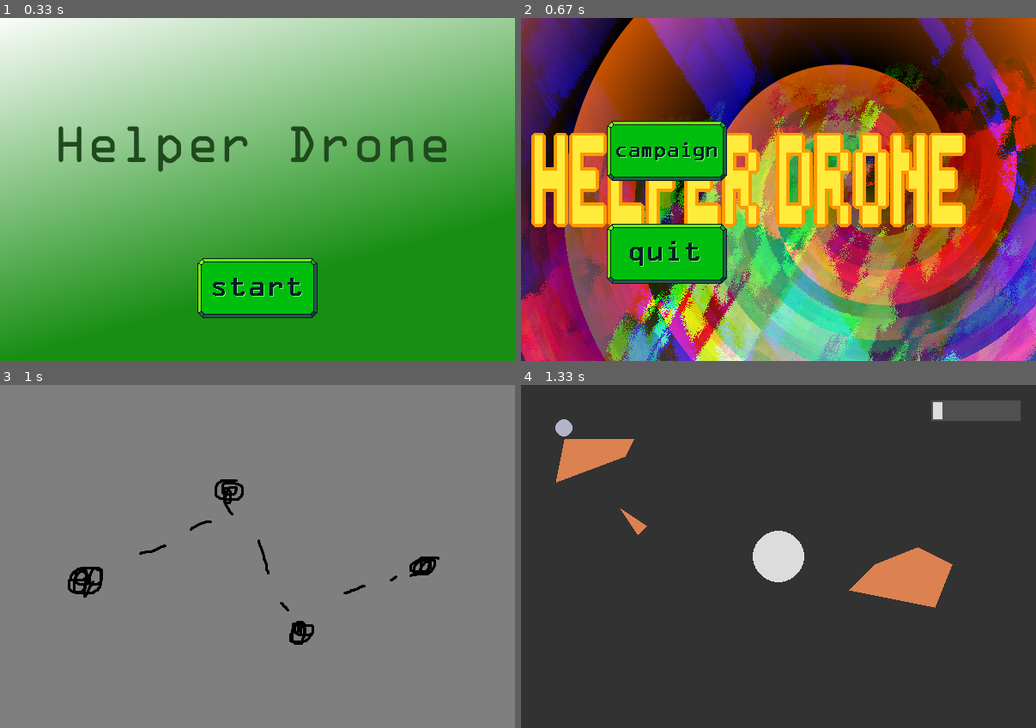
Above: before the commit, frames 1-4 (two rows, left to right).
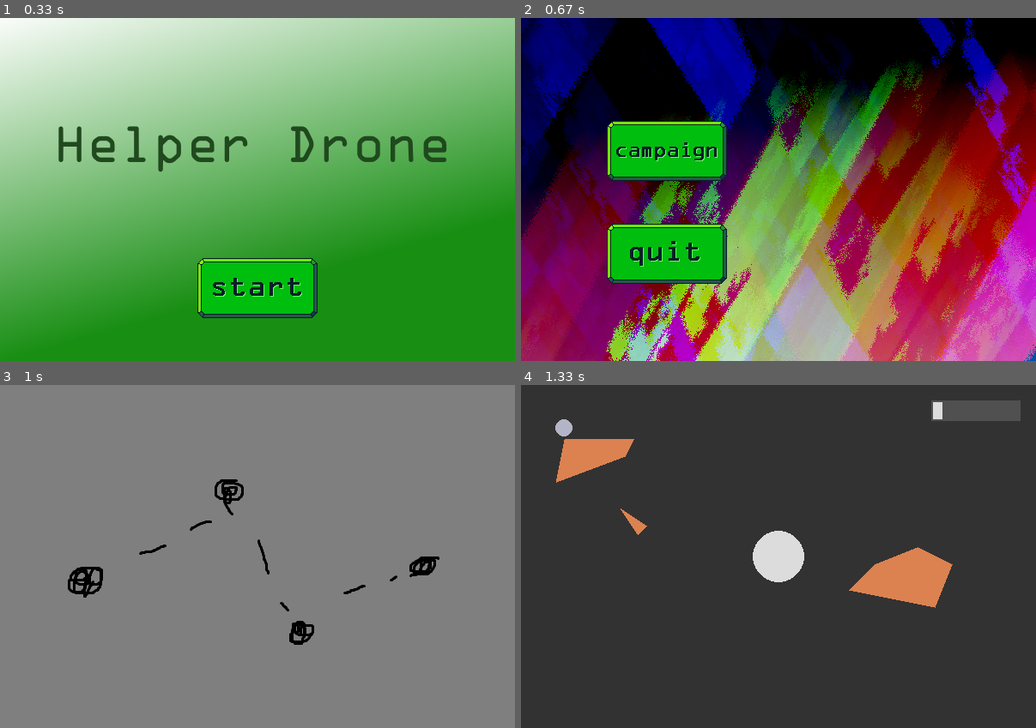
Above: after the commit, the same moments.

Repository: BLSchaf/some_game
Game: pygame game, started from helper_drone.py
The game is run twice, just before and just after one commit, with the same random seed, the same clock (stepped at 60 frames per second) and the same inputs.
Inputs (mouse positions are in pixels of both pictures, inside the frame that each line leads up to):
- Up to frame 1 (0.33 s): no input
- Up to frame 2 (0.67 s): click (778, 288) at 0.38 s
- Up to frame 3 (1 s): click (144, 518) at 0.72 s
- Up to frame 4 (1.33 s): click (830, 631) at 1.05 s

Frame 1 is identical in both runs. In frame 2, 80% of the frame differs, in the area x 0-100%, y 0-100%; in frame 3, nothing differs; in frame 4, nothing differs.

Commit message:
Update helper_drone.py

Diff:
--- a/helper_drone.py
+++ b/helper_drone.py
@@ -16,7 +16,7 @@
 pygame.display.set_caption('Helper Drone')
 
 TITLE_IMG = pygame.image.load(r'assets\title_green.png').convert()
-MENU_IMG = pygame.image.load(r'assets\title2.png').convert()
+MENU_IMG = pygame.image.load(r'assets\menu.png').convert()
 CAMPAIGN_IMG = pygame.image.load('assets\campaign.png').convert()
 LEVEL_CURSOR_ACTIVE_IMG = pygame.image.load('assets\level_active.png').convert()
 LEVEL_CURSOR_INACTIVE_IMG = pygame.image.load('assets\level_inactive.png').convert()
@@ -206,12 +206,12 @@
     if not intersection_pt and not drone.charging:
         drone.charging = True
         drone.not_charging = False
-        play_music('wummern.mp3')
+        play_music('futuristic_sound.mp3')
 
     elif intersection_pt and not drone.not_charging:
         drone.not_charging = True
         drone.charging = False
-        play_music('idle_wummern.mp3')
+        play_music('squeezy_charge.mp3')
 
     return True
 
